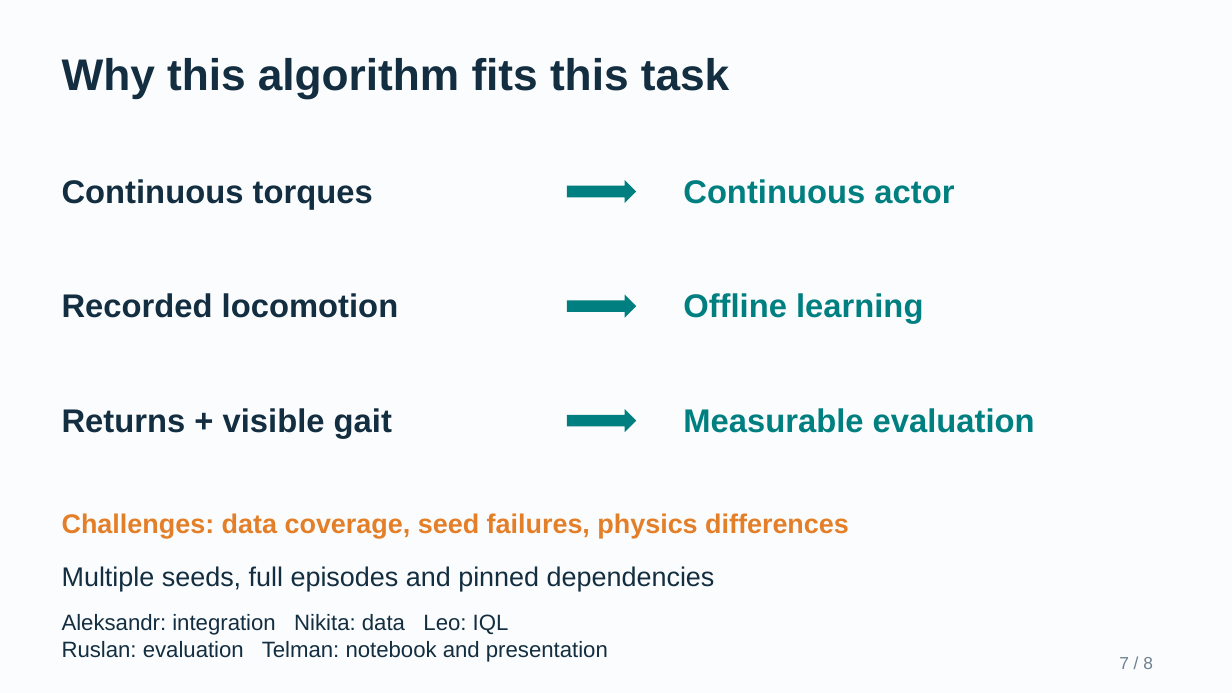
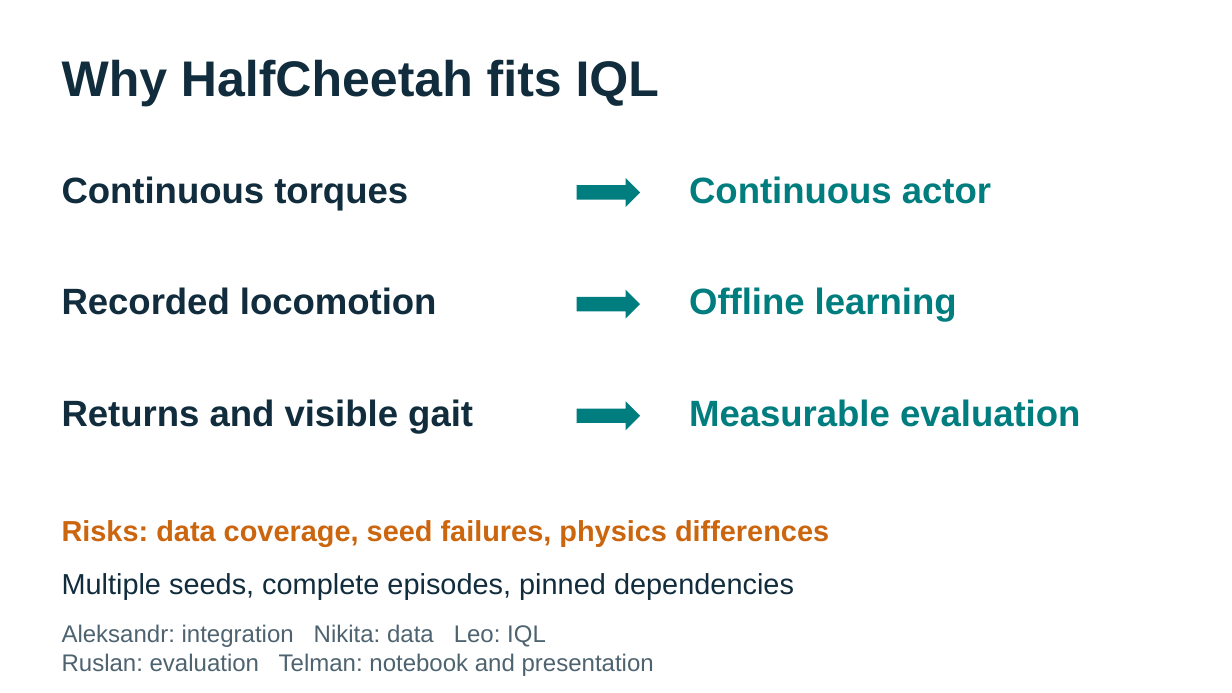
Before and after one commit to MedvAx-AI/iql-halfcheetah, a slide deck: slide 7 of docs/presentation/IQL_RL_Proposal.pptx. Drawn at 1232x693 pixels with LibreOffice and Linux fonts; fonts in the diff are those of the drawing. Boxes give left, top, right and bottom in pixels: in the first picture for what was removed or moved away, otherwise in the second. Text is boxed around its words. In the diff, an @@ line names an element or a change of style, - is before the commit and + after.

```diff
--- a/docs/presentation/IQL_RL_Proposal.pptx
+++ b/docs/presentation/IQL_RL_Proposal.pptx
@@ background #FBFCFD to #FFFFFF @@
@@ text at [62,59,659,106]: text changed; size 34.5 to 39 pt; text colour #132E40 to #112D3D @@
-Why this algorithm fits this task
+Why HalfCheetah fits IQL
@@ text "Continuous torques" at [62,176,408,210]: size 25.5 to 28.5 pt, text colour #132E40 to #112D3D @@
@@ right arrow: place and size @@
-right arrow at [567,180,637,203]
+right arrow at [577,178,640,207]
@@ text "Recorded locomotion" at [62,287,437,315]: size 25.5 to 28.5 pt, text colour #132E40 to #112D3D @@
@@ right arrow: place and size @@
-right arrow at [567,295,637,318]
+right arrow at [577,290,640,319]
@@ text at [62,399,473,433]: text changed; size 25.5 to 28.5 pt; text colour #132E40 to #112D3D @@
-Returns + visible gait
+Returns and visible gait
@@ fill #007F80 to #007D7F in 3 elements at [577,178,640,207], [577,290,640,319], [577,401,640,430] @@
@@ right arrow: place and size @@
-right arrow at [567,409,637,433]
+right arrow at [577,401,640,430]
@@ size 25.5 to 28.5 pt, text colour #007F80 to #007D7F in 3 elements at [689,176,991,204], [689,287,957,322], [689,399,1080,427] @@
@@ text "Measurable evaluation": place and size @@
-text "Measurable evaluation" at [683,408,1035,433]
+text "Measurable evaluation" at [689,399,1080,427]
@@ text at [62,520,829,547]: text changed; size 21 to 22.5 pt; text colour #E47F29 to #CB650E @@
-Challenges: data coverage, seed failures, physics differences
+Risks: data coverage, seed failures, physics differences
@@ text at [62,573,794,600]: text changed; size 21 to 22.5 pt; text colour #132E40 to #112D3D @@
-Multiple seeds, full episodes and pinned dependencies
+Multiple seeds, complete episodes, pinned dependencies
@@ text "Aleksandr: integration Nikita: data Leo: ...": place and size @@
-text "Aleksandr: integration Nikita: data Leo: ..." at [62,614,608,662]
+text "Aleksandr: integration Nikita: data Leo: ..." at [62,624,654,676]
@@ text "Aleksandr: integration Nikita: data Leo: ..." at [62,624,654,676]: size 17.2 to 18.8 pt, text colour #132E40 to #4E6370 @@
@@ text removed at [1119,657,1153,669] @@
-7 / 8
```
Also in this commit, not shown: 7 other slides changed, 9 other files.
